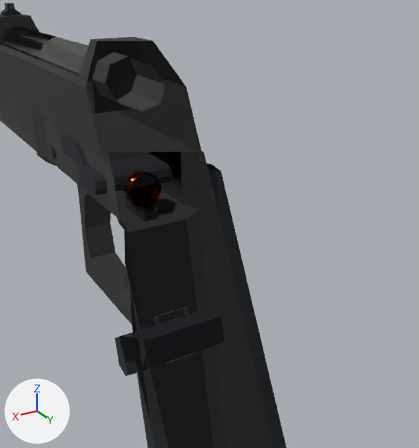
Before and after pictures for a commit that changed the FBX model Assets/VsR/Runtime/Resources/Models/Weapons/B92.fbx.
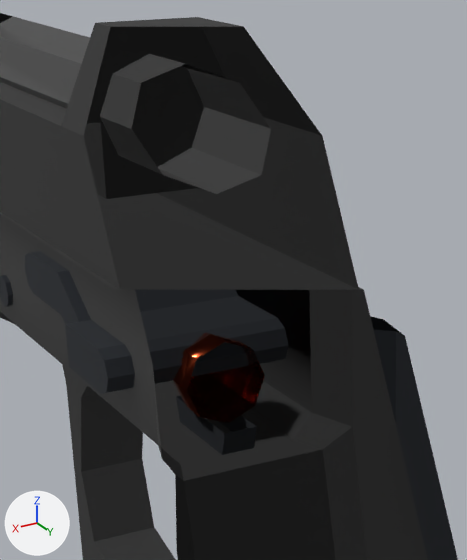
There are two pictures of each version: one from a 50 mm camera at (0.0564, 0.1203, 0.0494) aimed at (-0.0138, 0.0034, -0.0091), one close up on the part from 12% to 59% of the width and 7% to 59% of the height. Arrows for +X, +Y and +Z are at lower left; the lights stay in place. Everything nearer to the camera than a plane just in front of the edit is cut away. Where no turn or scale is listed for an object, it has been applied to the vertices.

In view in the first close-up: 'B92', 'Bullet'.
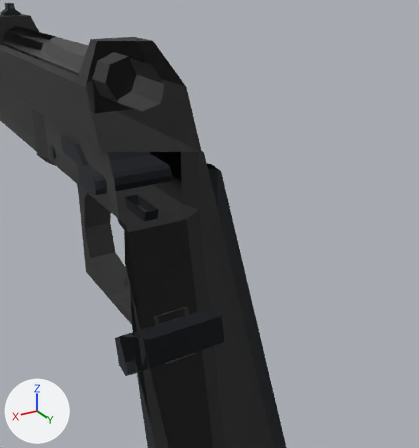
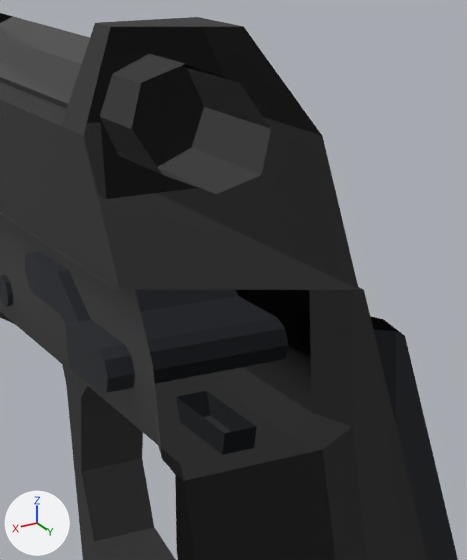
Changed parts and their boxes (x1, y1, x2, y2) in the close-ups (467 x 560 px):
'Bullet', deleted
    before: (173, 333, 265, 423)

Patch to the scene script:
```diff
--- a/Assets/VsR/Runtime/Resources/Models/Weapons/B92.fbx.py
+++ b/Assets/VsR/Runtime/Resources/Models/Weapons/B92.fbx.py
@@ ob_bullet @@
-ob_bullet = bpy.data.objects.new('Bullet', me_9x19mm_bullet_mesh)
-ob_bullet.location = (0.0, -0.0091, 0.0)
```
